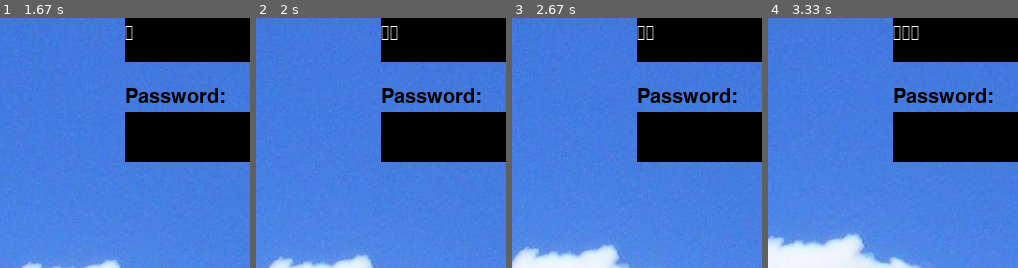
Above: before the commit, frames 1-4 (left to right).
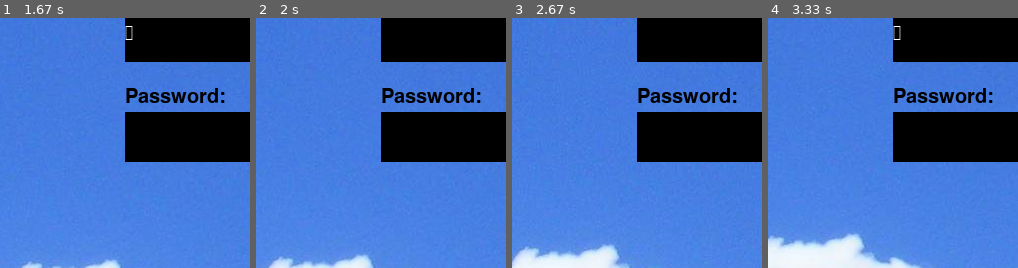
Above: after the commit, the same moments.

Repository: Turkeydoodle/Python
Game: pygame game, started from EmailPygame/main.py
Two runs of this game, one before a commit and one after it. Both use one fixed random seed, a clock stepped at 60 frames per second and the inputs below.
Inputs:
- Up to frame 1 (1.67 s): tap Enter at 0.33 s
- Up to frame 2 (2 s): hold Backspace from 1.67 s (still down)
- Up to frame 3 (2.67 s): release Backspace at 2.13 s
- Up to frame 4 (3.33 s): tap Enter at 3.17 s
The pictures show only the part of the screen within x 0-50%, y 41-91%; the shares and areas given below are measured in that part.

Frame 1 is identical in both runs. In frame 2, 0.2% of the frame differs, in the area x 50-57%, y 3-9%; in frame 3, 0.2%; in frame 4, 0.2%.

Commit message:
Fixes to the backspace key

Diff:
--- a/EmailPygame/main.py
+++ b/EmailPygame/main.py
@@ -54,7 +54,10 @@
             done = True
 
         if event.type == pygame.KEYDOWN:
-            inputed += event.unicode
+            if event.key == pygame.K_BACKSPACE:
+                inputed = inputed[:-1]
+            else:
+                inputed += event.unicode
     for event in pygame.event.get():
         if event.type == QUIT:
             done = True
